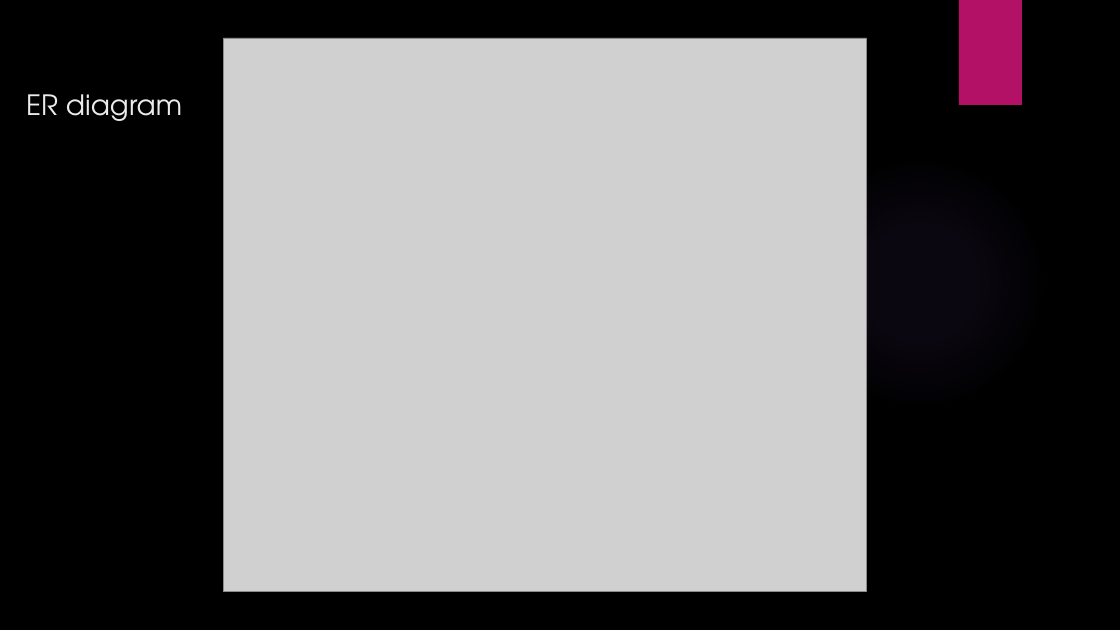
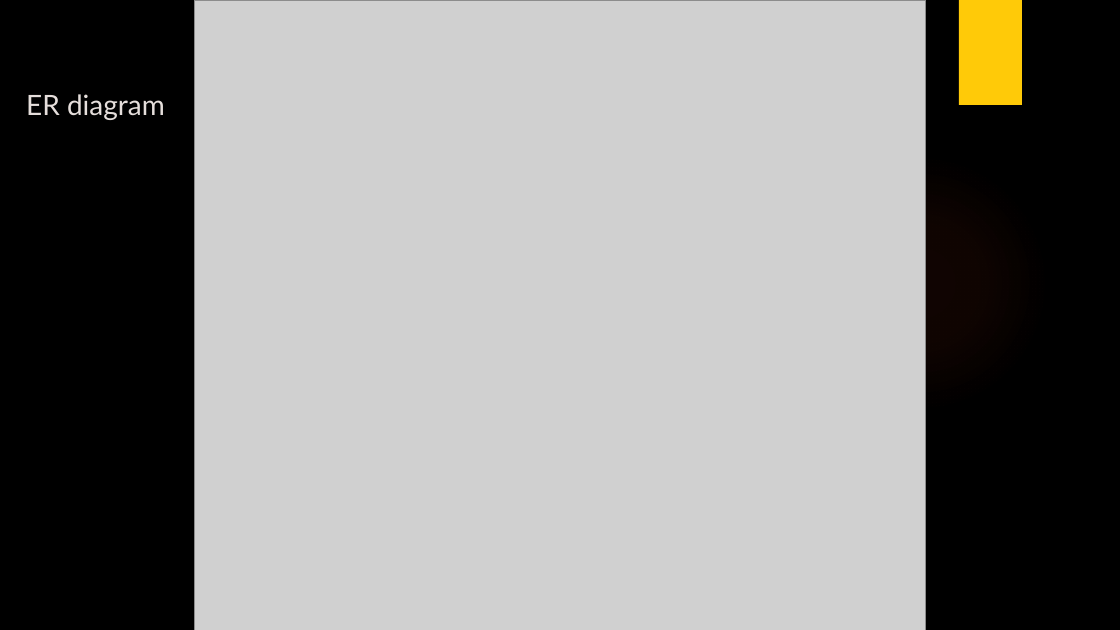
Before and after one commit to Stef-Stefanov/Emag, a slide deck: slide 7 of eMAG.pptx. Drawn at 1120x630 pixels with LibreOffice and Linux fonts; fonts in the diff are those of the drawing; grey boxes stand for pictures; background and template pictures are left out. Boxes give left, top, right and bottom in pixels: in the first picture for what was removed or moved away, otherwise in the second. Text is boxed around its words. In the diff, an @@ line names an element or a change of style, - is before the commit and + after.

```diff
--- a/eMAG.pptx
+++ b/eMAG.pptx
@@ picture: place and size @@
-picture at [223, 38, 867, 592]
+picture at [194, 0, 926, 630]
@@ rectangle at [959, 0, 1022, 105]: fill #B31166 to #FFCA08 @@
@@ title "ER diagram" at [26, 94, 165, 120]: font TeX Gyre Adventor to Lato, text colour #EBEBEB to #E5DEDB @@
@@ ellipse at [791, 154, 1049, 413]: fill gradient #9B6BF2 to gradient #E64823 @@
```
Also in this commit, not shown: 10 other slides changed, 12 other files.
